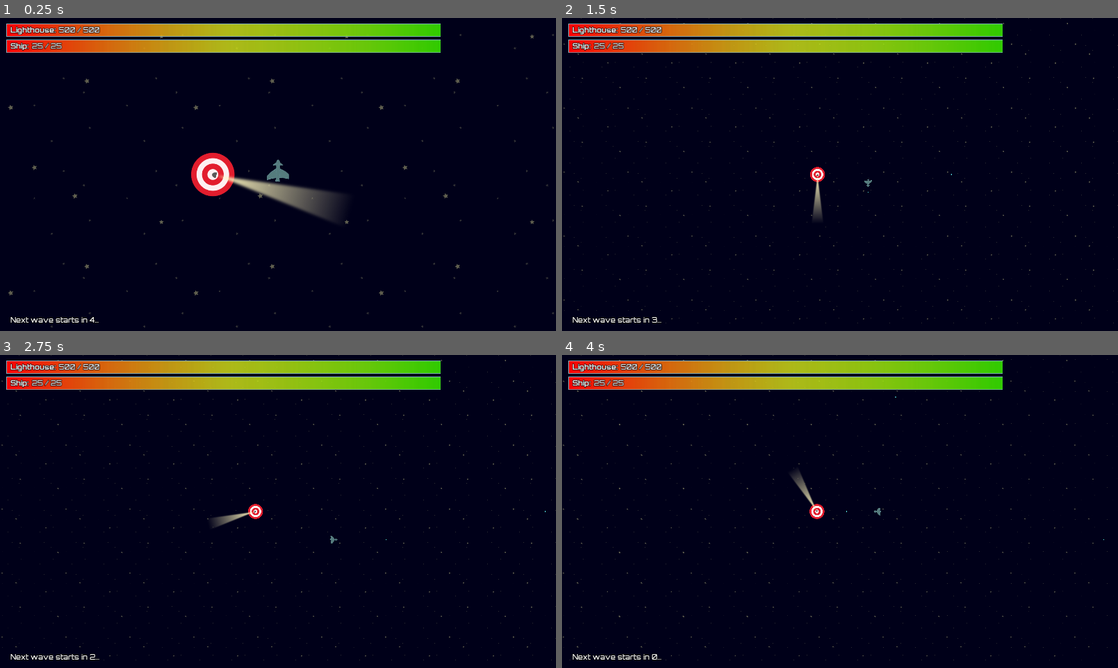
Above: before the commit, frames 1-4 (two rows, left to right).
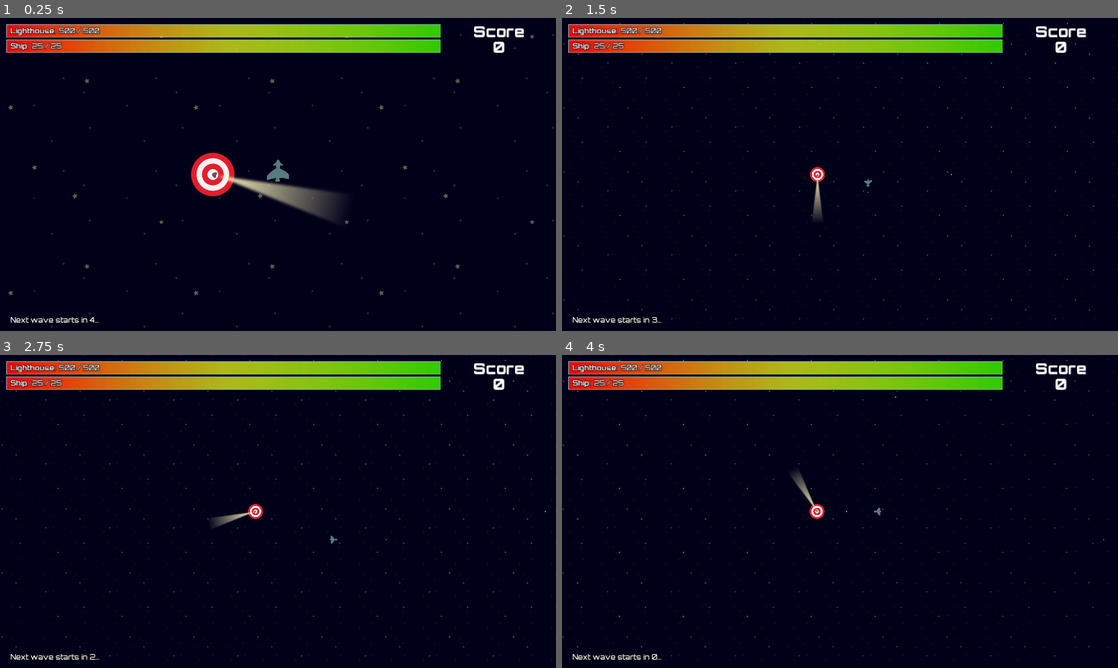
Above: after the commit, the same moments.

Repository: lmbarros/LD46-TheLighthouseAtTheEndOfTheUniverse
Game: Godot game, scene res://screens/PlayfieldScreen.tscn
Two runs of this game, one before a commit and one after it. Both use one fixed random seed, a clock stepped at 60 frames per second and the inputs below.
Inputs:
- Up to frame 1 (0.25 s): no input
- Up to frame 2 (1.5 s): tap Enter at 0.5 s; hold Right (moveRight) 0.53-1.28 s; tap Ctrl (fire) at 0.6, 1.35 s; hold Down (moveDown) from 1.28 s (still down)
- Up to frame 3 (2.75 s): release Down (moveDown) at 2.03 s; hold Right (moveRight) from 2.03 s (still down); tap Ctrl (fire) at 2.1 s
- Up to frame 4 (4 s): release Right (moveRight) at 2.78 s; hold Up (moveUp) 2.78-3.53 s; tap Ctrl (fire) at 2.85, 3.6 s; hold Left (moveLeft) from 3.53 s (still down)

The runs differ from the first frame. In frame 1, 1.2% of the frame differs, in the area x 1-95%, y 1-12%; in frame 2, 1.2%; in frame 3, 1.2%; in frame 4, 1.2%.

Commit message:
Habemus score!

Diff:
--- a/src/characters/Fighter.gd
+++ b/src/characters/Fighter.gd
@@ -108,5 +108,9 @@
 		yield(get_tree().create_timer(0.15), "timeout")
 	isFiring = false
 
+
 func getCollisionDamage() -> float:
 	return 5.0
+
+func getScore() -> int:
+	return 10
--- a/src/characters/Kamikaze.gd
+++ b/src/characters/Kamikaze.gd
@@ -132,3 +132,7 @@
 
 func getCollisionDamage() -> float:
 	return 100.0
+
+
+func getScore() -> int:
+	return 25
--- /dev/null
+++ b/src/fonts/ScoreFont.tres
@@ -0,0 +1,8 @@
+[gd_resource type="DynamicFont" load_steps=2 format=2]
+
+[ext_resource path="res://fonts/orbitron-black.otf" type="DynamicFontData" id=1]
+
+[resource]
+size = 36
+use_filter = true
+font_data = ExtResource( 1 )
--- a/src/misc/BaseCollider.gd
+++ b/src/misc/BaseCollider.gd
@@ -18,7 +18,12 @@
 
 # Common behavior: stop processing and calls custom behavior
 func commonDie() -> void:
+	# YODO! (You Only Die Once)
+	if isDead:
+		return
 	isDead = true
+
+	G.gs.score += getScore()
 	die()
 
 
@@ -50,3 +55,8 @@
 # as needed.
 func getCollisionDamage() -> float:
 	return 0.0
+
+
+# Score for killing one of those.
+func getScore() -> int:
+	return 0
--- a/src/misc/HUD.gd
+++ b/src/misc/HUD.gd
@@ -4,6 +4,7 @@
 func _process(delta):
 	updateHealth()
 	updateWaveInfo()
+	updateScore()
 
 
 func updateWaveInfo() -> void:
@@ -34,3 +35,7 @@
 	$Stats/Ship/Label/Value.text = "%s / %s" % [ p.health, p.maxHealth ]
 	$Stats/Ship.max_value = p.maxHealth
 	$Stats/Ship.value = p.health
+
+
+func updateScore() -> void:
+	$Score/Value.text = str(G.gs.score)
--- a/src/misc/HUD.tscn
+++ b/src/misc/HUD.tscn
@@ -6,6 +6,7 @@
 [ext_resource path="res://misc/progress-over.svg" type="Texture" id=4]
 [ext_resource path="res://misc/progress-progress.svg" type="Texture" id=5]
 [ext_resource path="res://misc/progress-bg.svg" type="Texture" id=6]
+[ext_resource path="res://fonts/ScoreFont.tres" type="DynamicFont" id=7]
 
 [node name="HUD" type="CanvasLayer"]
 layer = 10
@@ -15,9 +16,8 @@
 position = Vector2( 15, 15 )
 
 [node name="Lighthouse" type="TextureProgress" parent="Stats"]
-margin_top = -2.0
 margin_right = 1000.0
-margin_bottom = 26.0
+margin_bottom = 30.0
 value = 100.0
 texture_under = ExtResource( 6 )
 texture_over = ExtResource( 4 )
@@ -90,3 +90,26 @@
 __meta__ = {
 "_edit_use_anchors_": false
 }
+
+[node name="Score" type="Label" parent="."]
+margin_left = 1016.0
+margin_top = 16.5969
+margin_right = 1281.0
+margin_bottom = 56.5969
+custom_fonts/font = ExtResource( 7 )
+text = "Score"
+align = 1
+__meta__ = {
+"_edit_use_anchors_": false
+}
+
+[node name="Value" type="Label" parent="Score"]
+margin_top = 36.0
+margin_right = 265.0
+margin_bottom = 76.0
+custom_fonts/font = ExtResource( 7 )
+text = "10.000.000"
+align = 1
+__meta__ = {
+"_edit_use_anchors_": false
+}
--- a/src/screens/PlayfieldScreen.gd
+++ b/src/screens/PlayfieldScreen.gd
@@ -21,6 +21,8 @@
 
 		G.gs.waveModes.FIGHTING:
 			if G.isWaveDefeated():
+				G.gs.score += int(pow(G.gs.waveNumber, 1.5) * 8)
+
 				G.gs.secsToNextWave = G.gs.WAVE_INTERVAL
 				G.gs.waveMode = G.gs.waveModes.WAITING
 				G.gs.waveNumber += 1
--- a/src/scripts/Globals.gd
+++ b/src/scripts/Globals.gd
@@ -49,7 +49,6 @@
 
 
 func startNextWave() -> void:
-
 	# Fighters are the bread and butter enemies (what a metaphor!)
 	var k := int(pow(G.gs.waveNumber, 1.1) * RNG.uniform(1.1, 1.5))
 	for i in range(k):
Not shown: 1 places in src/misc/HUD.tscn that only renumber resources
Not shown, changed: README.md
